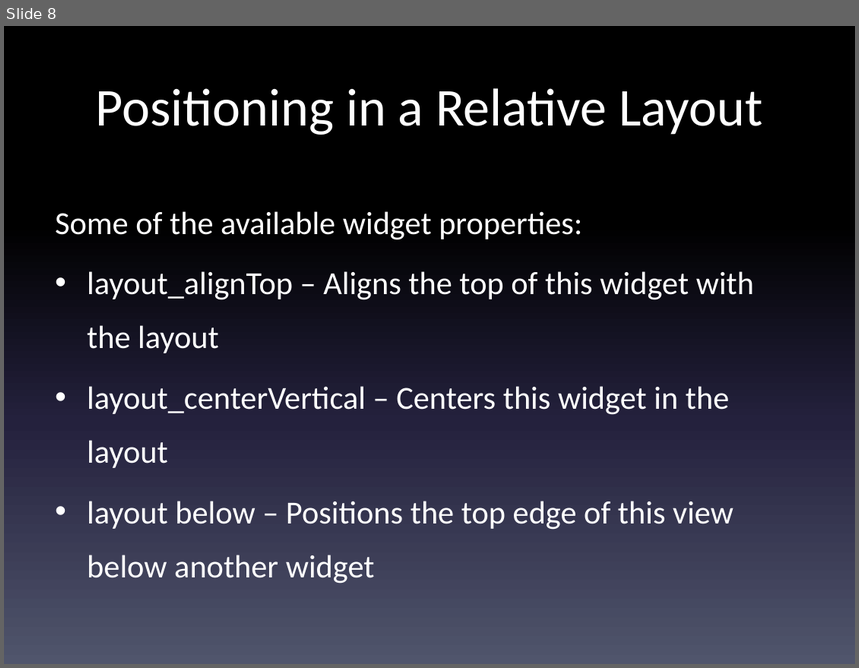
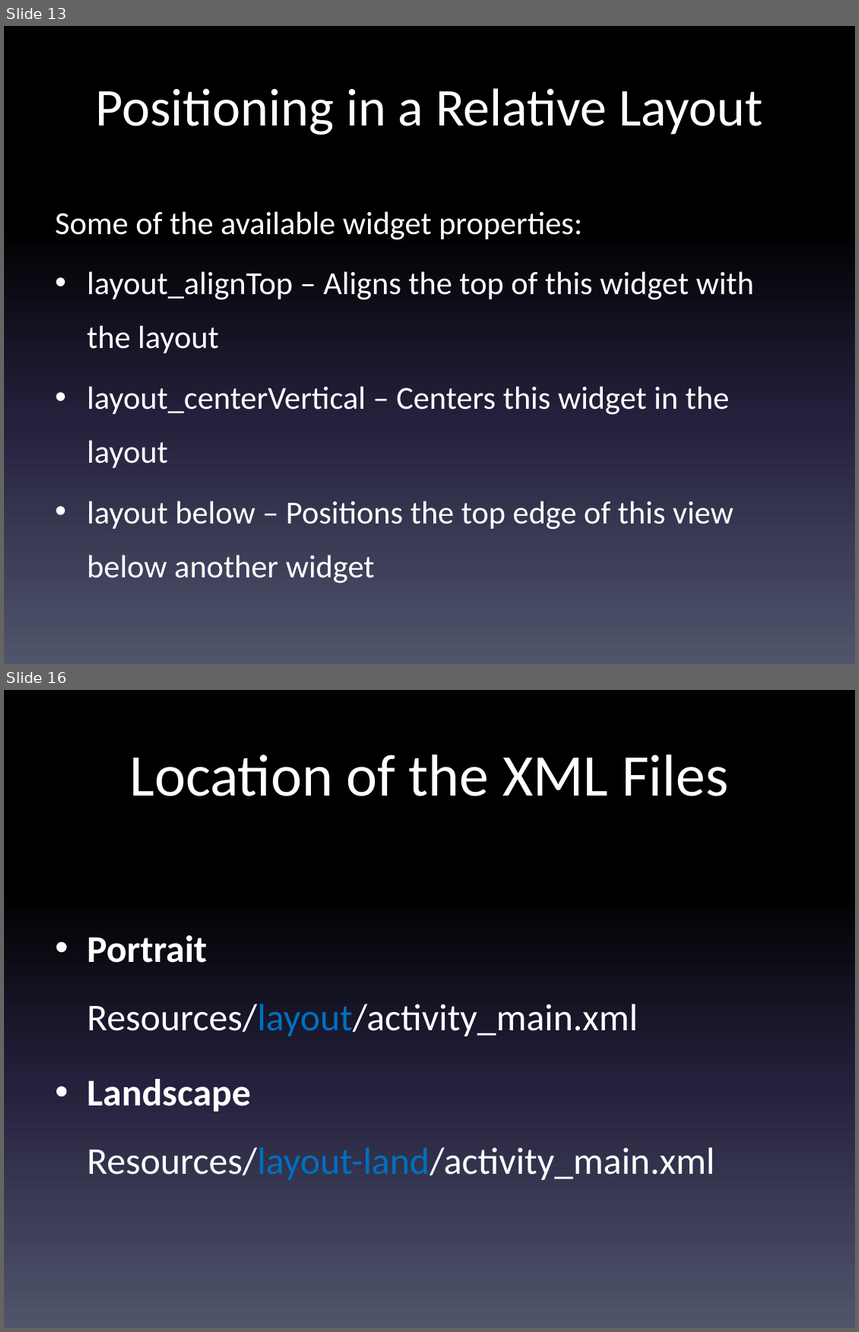
Before and after one commit to LCC-CIT/CS235AM-CourseMaterials, a slide deck: Notes and Slides/Wk5Day1-UI Layouts.pptx. Shown one above the other, each under a label of ours: slide 8 before the commit, slides 13 and 16 after it; the slides between them are not shown. The pictures are 859x668 and 859x1332 pixels, drawn with LibreOffice and Linux fonts; fonts in the diff are those of the drawing. Boxes give left, top, right and bottom in pixels: in the first picture for what was removed or moved away, otherwise in the second. Text is boxed around its words. In the diff, an @@ line names an element or a change of style, - is before the commit and + after.

```diff
--- a/Notes and Slides/Wk5Day1-UI Layouts.pptx
+++ b/Notes and Slides/Wk5Day1-UI Layouts.pptx
@@ slide 16 added at box(4, 690, 855, 1328), background gradient #000000 to #24213E to #51566D @@
@@ title added at box(129, 755, 728, 796), 50 pt, text #FFFFFF @@
+Location of the XML Files
@@ text added at box(87, 935, 715, 1180), 32 pt, text #FFFFFF @@
+• Portrait
+  Resources/layout/activity_main.xml
+• Landscape
+  Resources/layout-land/activity_main.xml
@@ what was slide 8 is now slide 13 @@
```
Also in this commit, not shown: 2 slides changed, 6 other slides added.
